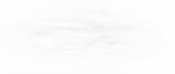
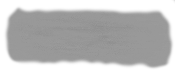
Layer changes from the first 175 x 74 image to the second:
painted on "land1.png" over [0, 0, 175, 74]
